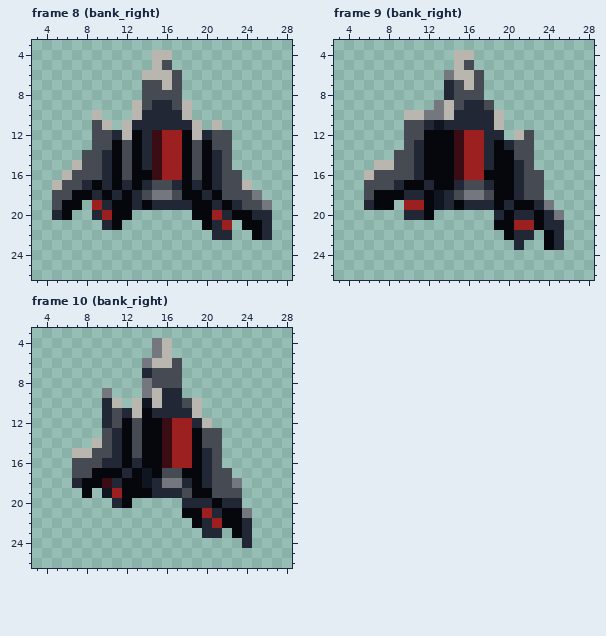
Two states of a pixel-art file, assets/sources/player/ship_banking_master.aseprite. That is the earlier state.
32x32 pixels, 13 frames. Shown: frame 8 (bank_right): x 3..28, y 3..26; frame 9 (bank_right): x 3..28, y 3..26; frame 10 (bank_right): x 3..28, y 3..26. The commit also changed other frames, which this record leaves out.
Once edited:
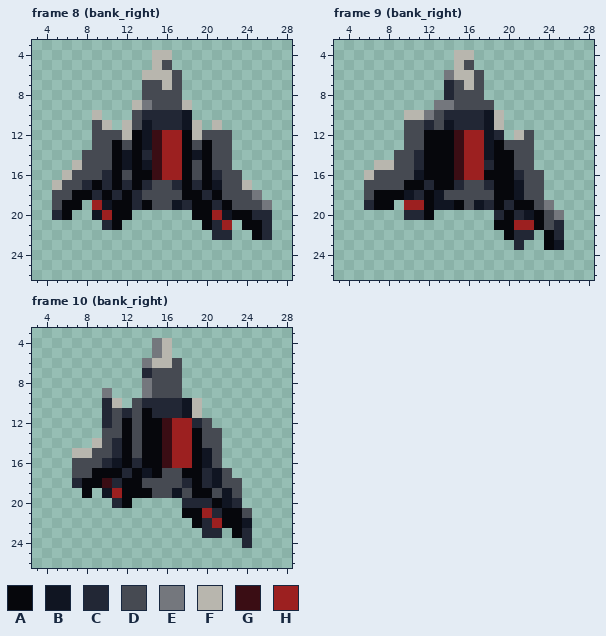
Palette (. is transparent): A #06070c  B #101522  C #222735  D #464a52  E #74777d  F #b8b6ae  G #3a0d14  H #9c2020
Difference:
layer "Armored Depth" added
Frame 8 (bank_right), layer "Armored Depth":
The author changed colour C to colour B in row 11 at x 14 and 18; in rows 12 to 13 at x 14; in row 15 at x 14; in row 17 at x 21; in row 19 at x 10 and 17; in row 20 at x 9 and 22.
The author changed colour D to colour B in row 14 at x 12 and 19; in row 15 at x 12.
The author changed colour F to colour B in row 10 at x 18.
The author changed colour C to colour D in row 9 at x 15 to 16; in row 11 at x 13; in row 12 at x 11 and 20; in rows 14 to 15 at x 10 and 21; in row 19 at x 15 to 16 and 23.
The author changed colour E to colour D in row 18 at x 15 to 16.
The author changed colour F to colour D in row 10 at x 13.
The author changed colour D to colour E in row 9 at x 14.
Frame 9 (bank_right), layer "Armored Depth":
The author changed colour C to colour B in row 10 at x 18; in row 11 at x 14 and 18; in rows 12 to 14 at x 18; in row 16 at x 11; in row 17 at x 21; in row 18 at x 10 and 21.
The author changed colour C to colour B in row 19 at x 14 and 17; in row 20 at x 22; in row 23 at x 25.
The author changed colour F to colour C in row 10 at x 14.
The author changed colour B to colour D in row 11 at x 13.
The author changed colour C to colour D in row 9 at x 16 to 17; in row 13 at x 11 and 20; in row 15 at x 21; in row 17 at x 9; in row 18 at x 14; in row 19 at x 16 and 23.
The author changed colour C to colour D in rows 20 to 21 at x 24.
The author changed colour E to colour D in row 10 at x 13; in row 18 at x 16 to 17.
The author changed colour F to colour E in row 9 at x 14.
Frame 10 (bank_right), layer "Armored Depth":
The author changed colour C to colour B in row 11 at x 18; in row 15 at x 20; in row 16 at x 11 and 20; in row 19 at x 17; in row 20 at x 22; in row 22 at x 24.
The author changed colour D to colour B in row 10 at x 18; in rows 17 to 18 at x 21; in row 19 at x 22.
The author changed colour B to colour C in row 10 at x 14.
The author changed colour F to colour C in row 10 at x 15.
The author changed colour B to colour D in row 18 at x 14.
The author changed colour C to colour D in row 9 at x 16 to 17; in row 13 at x 11; in row 18 at x 15; in row 19 at x 15 to 16.
The author changed colour E to colour D in row 18 at x 16 to 17 and 23; in row 21 at x 24.
The author changed colour F to colour D in row 9 at x 15; in rows 10 to 11 at x 13; in row 12 at x 20.
Changed places in both pictures, as pixel boxes (x1, y1, x2, y2):
changed: (92, 100, 242, 220)
changed: (394, 100, 564, 250)
changed: (112, 388, 252, 528)
